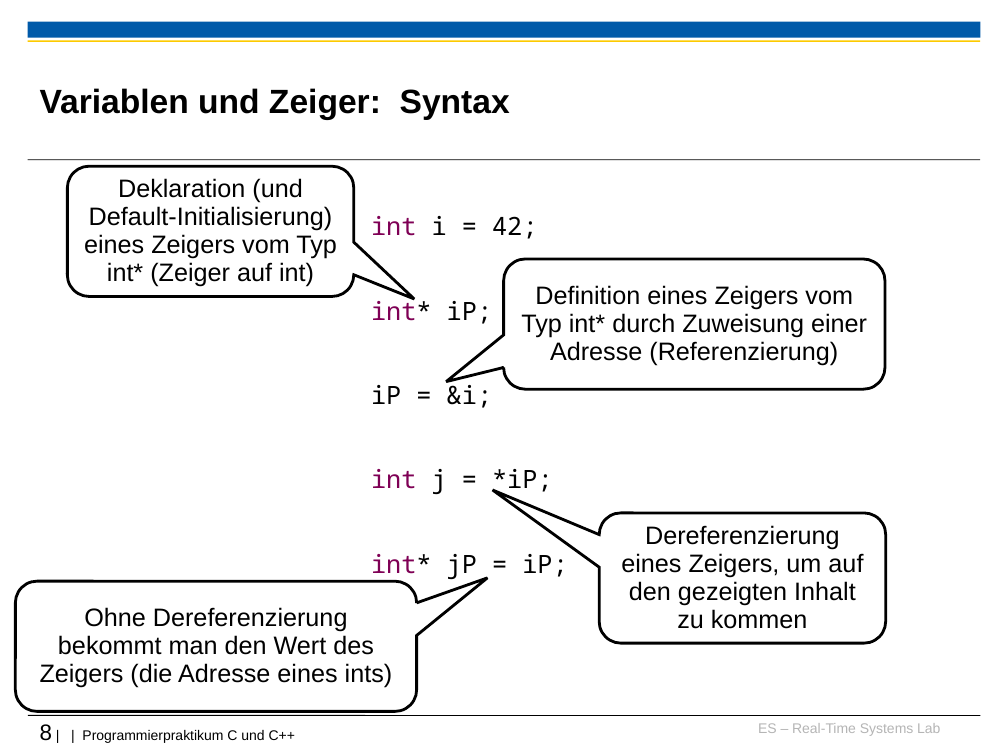
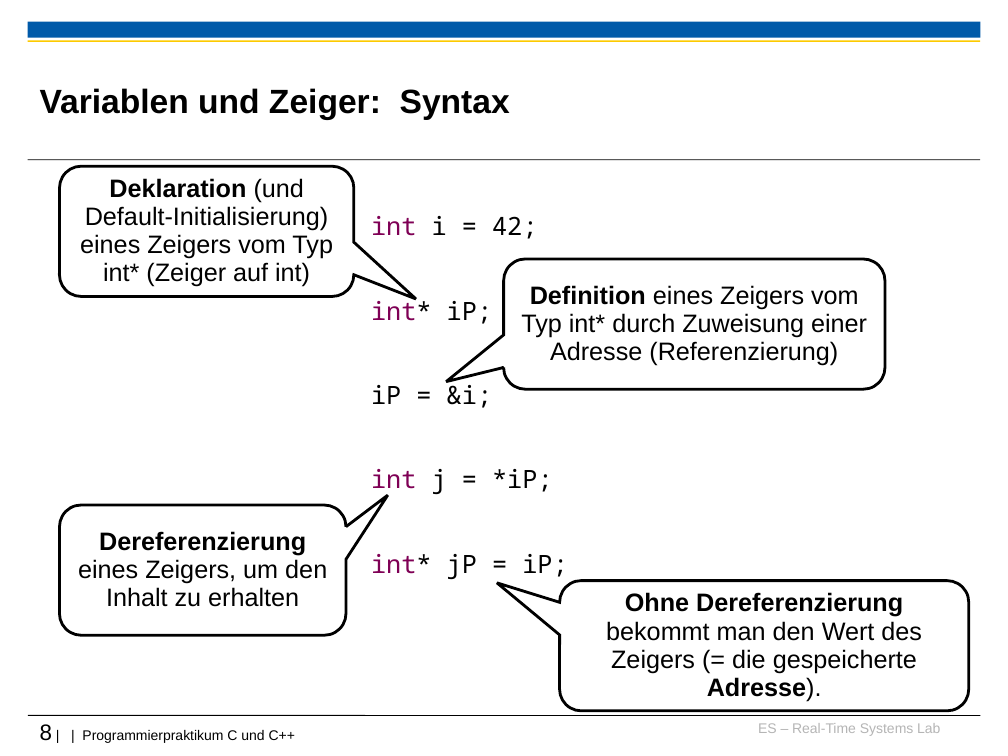
Before and after one commit to h82k/tud-cppp, a slide deck: slide 8 of Vorlesung/2 Speicherverwaltung_F36.ppt. Drawn at 1008x756 pixels with LibreOffice and Linux fonts; fonts in the diff are those of the drawing; background and template pictures are left out. Boxes give left, top, right and bottom in pixels: in the first picture for what was removed or moved away, otherwise in the second. Text is boxed around its words. In the diff, an @@ line names an element or a change of style, - is before the commit and + after.

```diff
--- a/Vorlesung/2 Speicherverwaltung_F36.ppt
+++ b/Vorlesung/2 Speicherverwaltung_F36.ppt
@@ rounded speech box "Deklaration (und Default-Initialisierung) eines Zeigers ...": place and size @@
-rounded speech box "Deklaration (und Default-Initialisierung) eines Zeigers ..." at (68,166,354,296)
+rounded speech box "Deklaration (und Default-Initialisierung) eines Zeigers ..." at (59,166,354,296)
@@ rounded speech box "Deklaration (und Default-Initialisierung) eines Zeigers ..." at (59,166,354,296): bold on in "Deklaration" @@
@@ rounded speech box "Definition eines Zeigers vom Typ ..." at (504,259,885,389): bold on in "Definition" @@
@@ rounded speech box "Dereferenzierung eines Zeigers, um den ..." at (59,505,346,635): proportions changed @@
@@ rounded speech box "Dereferenzierung eines Zeigers, um den ...": place and size @@
-rounded speech box "Dereferenzierung eines Zeigers, um den ..." at (599,513,885,643)
+rounded speech box "Dereferenzierung eines Zeigers, um den ..." at (59,505,346,635)
@@ text in rounded speech box at (78,531,327,607): text changed @@
-Dereferenzierung eines Zeigers, um auf den gezeigten Inhalt zu kommen
+Dereferenzierung eines Zeigers, um den Inhalt zu erhalten
@@ rounded speech box "Ohne Dereferenzierung bekommt man den ...": place and size @@
-rounded speech box "Ohne Dereferenzierung bekommt man den ..." at (15,582,416,712)
+rounded speech box "Ohne Dereferenzierung bekommt man den ..." at (559,581,969,711)
@@ rounded speech box "Ohne Dereferenzierung bekommt man den ..." at (559,581,969,711): proportions changed @@
@@ text in rounded speech box at (606,592,922,702): text changed @@
-Ohne Dereferenzierung bekommt man den Wert des Zeigers (die Adresse eines ints)
+Ohne Dereferenzierung bekommt man den Wert des Zeigers (= die gespeicherte Adresse).
```
Also in this commit, not shown: 23 other slides changed.
